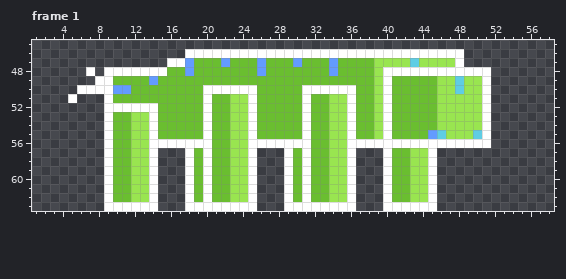
Pixel-art file: Assets/bug.aseprite. Above is the file before it was changed.
64x64 pixels, 1 frame. Shown: frame 1: x 1..58, y 45..63. The commit also changed other frames, which this record leaves out.
The same view after the edit:
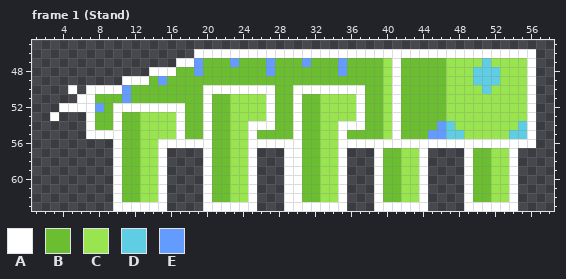
Palette (. is transparent): A #ffffff  B #6abe30  C #99e550  D #5fcde4  E #639bff
What changed:
Changed rows in their new state; - is an unchanged pixel.
Frame 1 (Stand):
first column x 3:
46 ---------------.------------------------------AAAAAAAA
47 -------------.-AE--BE--BE--BE--BE---B-ABBBBB-CCCDCCCCA
48 ----.-.....--A-BE------BE------BE---BC-BBBBBCCCDDDCCCA
49 -----...AAABE-----------------------BCA----B-C-DDDCCCA
50 --A.---A---------------AA--A------A-BCA----B-C--DCCCCA
51 --.AABB-E-------------CCA--AB-C--CA-BCA----B----CCCCCA
52 -AAAAEB-----AAA-------CCA--AB-C--CA-BCA----B----CCCCCA
53 A---ABBA-B-CCCA-------CCA--AB-C--CA-BCA----B----CCCCCA
54 ----ABBA-B-CCCA--------AA--AB-C-A-A-BCA----ED---CCCCDA
55 ----AA-A-B-CCCA------------AB-C-AB--BCA----EDD-CCCCDDA
56 ------.A-B-C----------------B-C-A----------------AAAAA
57 ------.A-B-CA--..----------AB-C-A.--AB-C-A.---ABBCCA--
58 ------.A-B-CA--..----------AB-C-A.--AB-C-A.---ABBCCA--
59 ------.A-B-CA--..----------AB-C-A.--AB-C-A.---ABBCCA--
60 ------.A-B-CA--..----------AB-C-A.--AB-C-A.---ABBCCA--
61 ------.A-B-CA--..----------AB-C-A.--AB-C-A.---ABBCCA--
62 ------.A-B-CA--..----------AB-C-A.--AB-C-A.---ABBCCA--
63 ------.-----A--..----------------.--A-----.---AAAAAA--
Changed places in both pictures, as pixel boxes (x1, y1, x2, y2):
changed: (50, 49, 536, 211)
